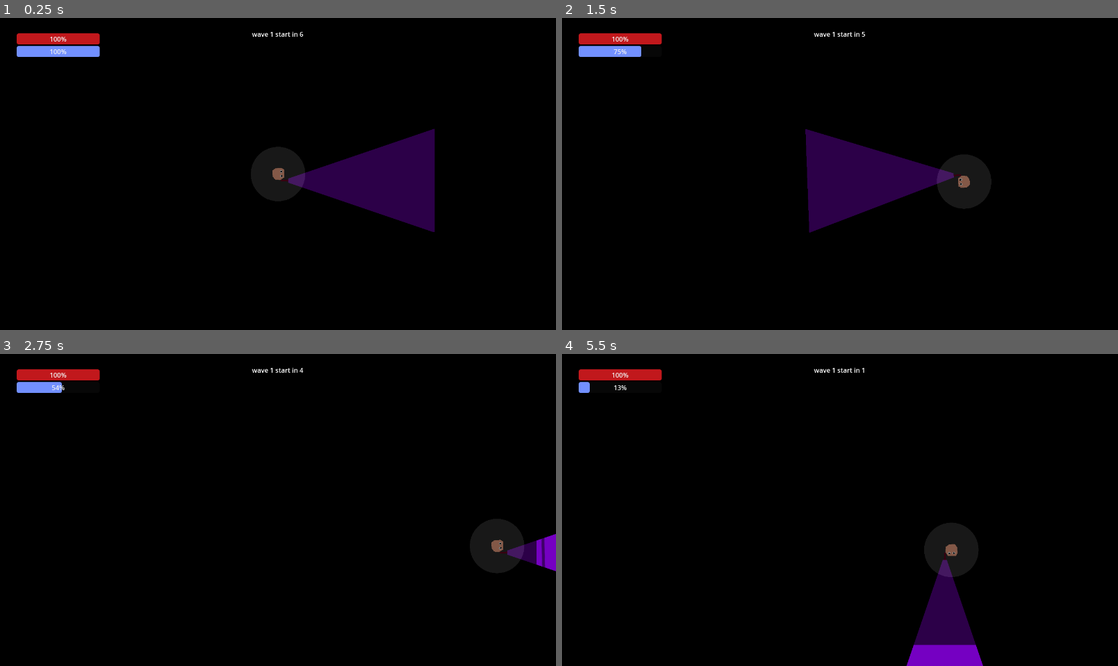
Above: before the commit, frames 1-4 (two rows, left to right).
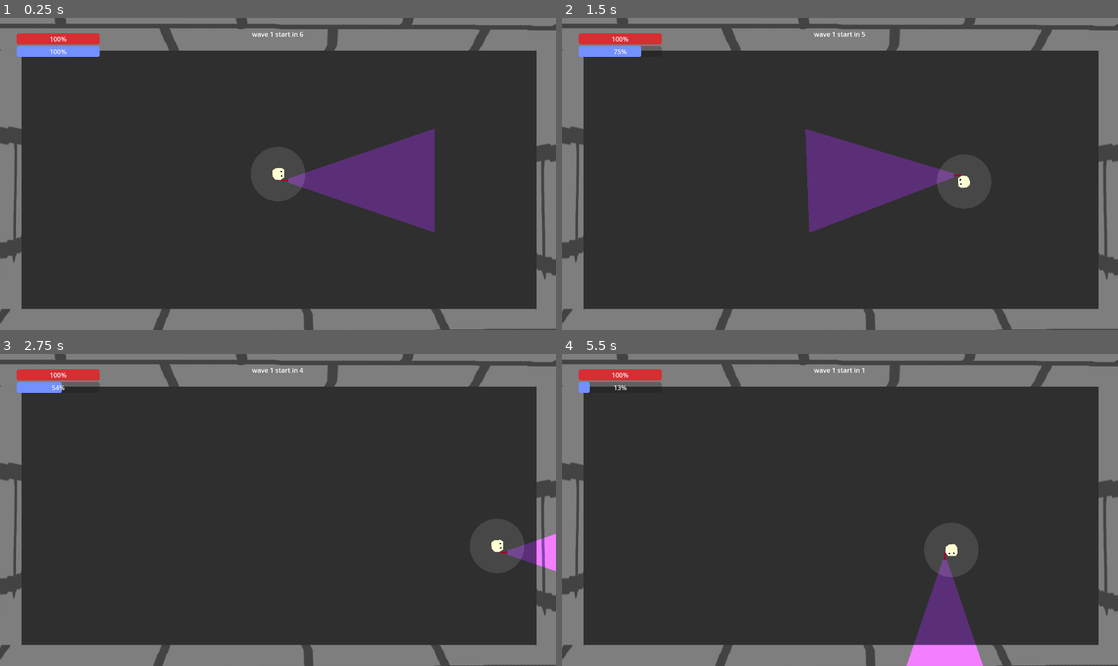
Above: after the commit, the same moments.

Repository: mncc8337/blashout
Game: Godot game, scene res://scenes/main.tscn
The game is run twice, just before and just after one commit, with the same random seed, the same clock (stepped at 60 frames per second) and the same inputs.
Inputs (mouse positions are in pixels of both pictures, inside the frame that each line leads up to):
- Up to frame 1 (0.25 s): no input
- Up to frame 2 (1.5 s): move the mouse to (962, 158) at 0.52 s; hold D (right) 0.53-1.28 s; hold Shift (run) 0.53-1.28 s; move the mouse to (728, 189) at 1.27 s; hold S (down) from 1.28 s (still down); tap Shift (run) at 1.35 s
- Up to frame 3 (2.75 s): move the mouse to (333, 441) at 2.02 s; release S (down) at 2.03 s; hold D (right) from 2.03 s (still down); hold Shift (run) from 2.03 s (still down)
- Up to frame 4 (5.5 s): move the mouse to (812, 572) at 2.77 s; release D (right) at 2.78 s; release Shift (run) at 2.78 s; hold W (up) 2.78-3.53 s; tap Shift (run) at 2.85, 4.35 s; move the mouse to (1006, 556) at 3.52 s; hold Shift (run) 3.53-4.28 s; hold A (left) 3.53-5.03 s; move the mouse to (673, 463) at 4.27 s; move the mouse to (867, 510) at 5.02 s; hold S (down) from 5.03 s (still down); hold Shift (run) from 5.03 s (still down)

The runs differ from the first frame. In frame 1, 99% of the frame differs, in the area x 0-100%, y 0-100%; in frame 2, 99%; in frame 3, 99%; in frame 4, 99%.

Commit message:
balance patch 3 + bug fixes

Diff:
--- a/scenes/main.tscn
+++ b/scenes/main.tscn
@@ -97,6 +97,7 @@
 scale = Vector2(1366, 1e-05)
 
 [node name="CanvasModulate" type="CanvasModulate" parent="."]
+visible = false
 color = Color(0, 0, 0, 1)
 
 [node name="Camera2D" type="Camera2D" parent="."]
--- a/scenes/player.tscn
+++ b/scenes/player.tscn
@@ -10,6 +10,8 @@
 polygon = PackedVector2Array(-22.2, -8.2, -22.2, 11.8, -15.2, 15.8, -1.2, 14.8, 6.8, 8.8, 5.8, -5.2, -0.199999, -13.2, -13.2, -14.2)
 
 [node name="player" type="CharacterBody2D"]
+collision_layer = 3
+collision_mask = 3
 script = ExtResource("1_kgmdb")
 audio_stream = ExtResource("2_tdco3")
 
--- a/scripts/foe.gd
+++ b/scripts/foe.gd
@@ -19,12 +19,30 @@
 	health = max_health
 	$healthbar.max_value = max_health
 
+	if attack_cooldown <= 0:
+		attack_cooldown = 0.1
 	$attack_cooldown.wait_time = attack_cooldown
 	sqr_attack_range = attack_range * attack_range
 
 	being_attacked.connect(receive_damage)
 
 	$die_timer.timeout.connect(queue_free)
+
+func die_proc():
+	if is_in_group("foe"):
+		#do sth before this
+		var main = get_tree().get_root().get_node("main")
+		var rnd = main.rng.randi_range(1, 100)
+		if rnd < 25:
+			var grave = main.grave_model.instantiate()
+			grave.position = position
+			main.get_node("graves").add_child(grave)
+		main.foe_killed += 1
+		main.foe_killed_total += 1
+		SPEED = 0
+		attack_dmg = 0
+	$die_timer.start()
+	$AnimationPlayer.play("die")
 
 func receive_damage(damage):
 	if die:
@@ -36,21 +54,7 @@
 		health -= 0.05
 	if health <= 0:
 		die = true
-		if is_in_group("foe"):
-			#do sth before this
-			var main = get_tree().get_root().get_node("main")
-			var rnd = main.rng.randi_range(1, 100)
-			if rnd < 25:
-				var grave = main.grave_model.instantiate()
-				grave.position = position
-				main.get_node("graves").add_child(grave)
-			main.foe_killed += 1
-			main.foe_killed_total += 1
-			SPEED = 0
-			attack_dmg = 0
-		$die_timer.start()
-		$AnimationPlayer.play("die")
-		return
+		die_proc()
 
 func _process(delta):
 	$healthbar.visible = health < max_health
--- a/scripts/main.gd
+++ b/scripts/main.gd
@@ -19,9 +19,9 @@
 var wave_count:int = 1
 
 enum FOE_CLASS {RANDOM, BIGASS, ROACH}
-enum SKILL {CAT_VISION, STRONGER_LIGHT, LARGER_LIGHT, RUNNER, MEDIC, FURIOUS, TOMB_RAIDER, EARTH_QUAKE, WITCH}
-
-var skilllist = [0, 1, 2, 3, 4, 5, 6, 7, 8]
+enum SKILL {CAT_EYES, STRONGER_LIGHT, LARGER_LIGHT, RUNNER, MEDIC, RECKLESS, TOMB_RAIDER, EARTH_QUAKE, WITCH}
+
+var skilllist = [0, 7, 8]
 var skill_goal:int = 10
 
 var panel1_label
@@ -33,8 +33,8 @@
 
 func fetch_skill(skill):
 	var info = ["skill name", "skill description"]
-	if skill == SKILL.CAT_VISION:
-		info[0] = "cat vision"
+	if skill == SKILL.CAT_EYES:
+		info[0] = "cat eyes"
 		info[1] = "increase your base vision by 5%"
 	elif skill == SKILL.STRONGER_LIGHT:
 		info[0] = "stronger light"
@@ -48,8 +48,8 @@
 	elif skill == SKILL.MEDIC:
 		info[0] = "medic"
 		info[1] = "heal yourself 5% faster"
-	elif skill == SKILL.FURIOUS:
-		info[0] = "furious"
+	elif skill == SKILL.RECKLESS:
+		info[0] = "reckless"
 		info[1] = "allow you to redirect your light to any directions while running"
 	elif skill == SKILL.TOMB_RAIDER:
 		info[0] = "tomb raider"
@@ -64,11 +64,11 @@
 	return info
 
 func apply_skill(skill):
-	if skill == SKILL.CAT_VISION:
+	if skill == SKILL.CAT_EYES:
 		$player.get_node("vision").texture_scale *= 1.05
 		if $player.get_node("vision").texture_scale >= 15:
 			$player.get_node("vision").texture_scale = 15
-			skilllist.erase(SKILL.CAT_VISION)
+			skilllist.erase(SKILL.CAT_EYES)
 	elif skill == SKILL.STRONGER_LIGHT:
 		$player.max_attack_dmg *= 1.05
 	elif skill == SKILL.LARGER_LIGHT:
@@ -84,18 +84,18 @@
 		if $player.get_node("healing_timer").wait_time < 10:
 			$player.get_node("healing_timer").wait_time = 10
 			skilllist.erase(SKILL.MEDIC)
-	elif skill == SKILL.FURIOUS:
+	elif skill == SKILL.RECKLESS:
 		$player.furious = true
-		skilllist.erase(SKILL.FURIOUS)
+		skilllist.erase(SKILL.RECKLESS)
 	elif skill == SKILL.TOMB_RAIDER:
 		$player.tomb_raider = true
 		skilllist.erase(SKILL.TOMB_RAIDER)
 	elif skill == SKILL.EARTH_QUAKE:
 		var all_grave = $graves.get_children()
 		all_grave.shuffle()
-		var num = ceil(all_grave.size() * 0.25)
+		var num = ceil(all_grave.size()/4.0)
 		for i in num:
-			all_grave[i].queue_free()
+			all_grave[i].die_proc()
 	elif skill == SKILL.WITCH:
 		$player.health = clamp($player.health + 0.25 * $player.max_health, 0, $player.max_health)
 
@@ -135,14 +135,19 @@
 func increase_diff():
 	if $foe_spawn_timer.wait_time > 0.2:
 		$foe_spawn_timer.wait_time *= 0.95
+	else:
+		$foe_spawn_timer.wait_time > 0.2
 	if foe_attack_dmg_max < 30:
 		foe_attack_dmg_max *= 1.05
+	else:
+		foe_attack_dmg_max = 30
 	foe_speed_max *= 1.01
 	foe_health_max *= 1.05
 	if foe_attack_cooldown_max > 0.5:
-		foe_attack_cooldown_max *= 0.95
-	if current_foe_count_max < 1000:
-		current_foe_count_max *= 1.5
+		foe_attack_cooldown_max *= 0.98
+	else:
+		foe_attack_cooldown_max = 0.5
+	current_foe_count_max *= 1.2
 
 func spawn_foe():
 	if foe_spawned == current_foe_count_max:
@@ -152,7 +157,7 @@
 	var foe_instance = foe_model.instantiate()
 	var angle = rng.randf_range(-PI, PI)
 	var rand_dir = Vector2(cos(angle), sin(angle))
-	var dir = rand_dir * 200 + $player.position
+	var dir = rand_dir * 300 + $player.position
 	dir.x = clamp(dir.x, 50, 1300)
 	dir.y = clamp(dir.y, 50, 700)
 	foe_instance.position = dir
--- a/scripts/player.gd
+++ b/scripts/player.gd
@@ -13,7 +13,7 @@
 @export var SPEED:float = 600.0
 @export var audio_stream: AudioStream
 @export var max_attack_dmg:float = 10
-@export var healing_time:float = 30
+@export var healing_time:float = 20
 @export var max_health:float = 100
 @export var max_stamina:float = 100
 var attack_dmg:float
@@ -44,7 +44,7 @@
 	ASP.play()
 
 func heal():
-	health = clamp(health + 5, 0, max_health)
+	health = clamp(health * 1.05, 0, max_health)
 
 func on_being_attacked(damage):
 	health -= damage
Not shown, added: export_presets.cfg
